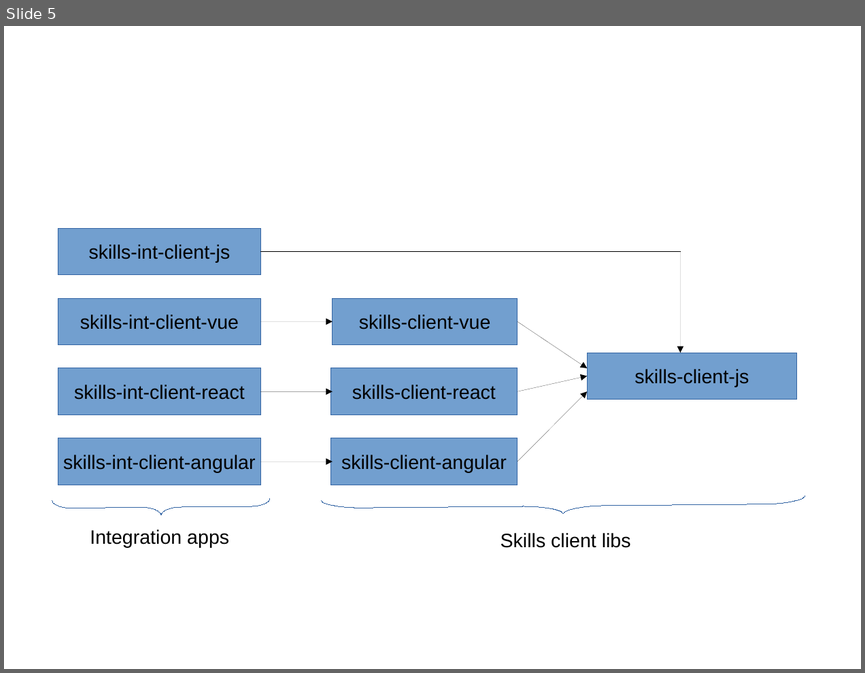
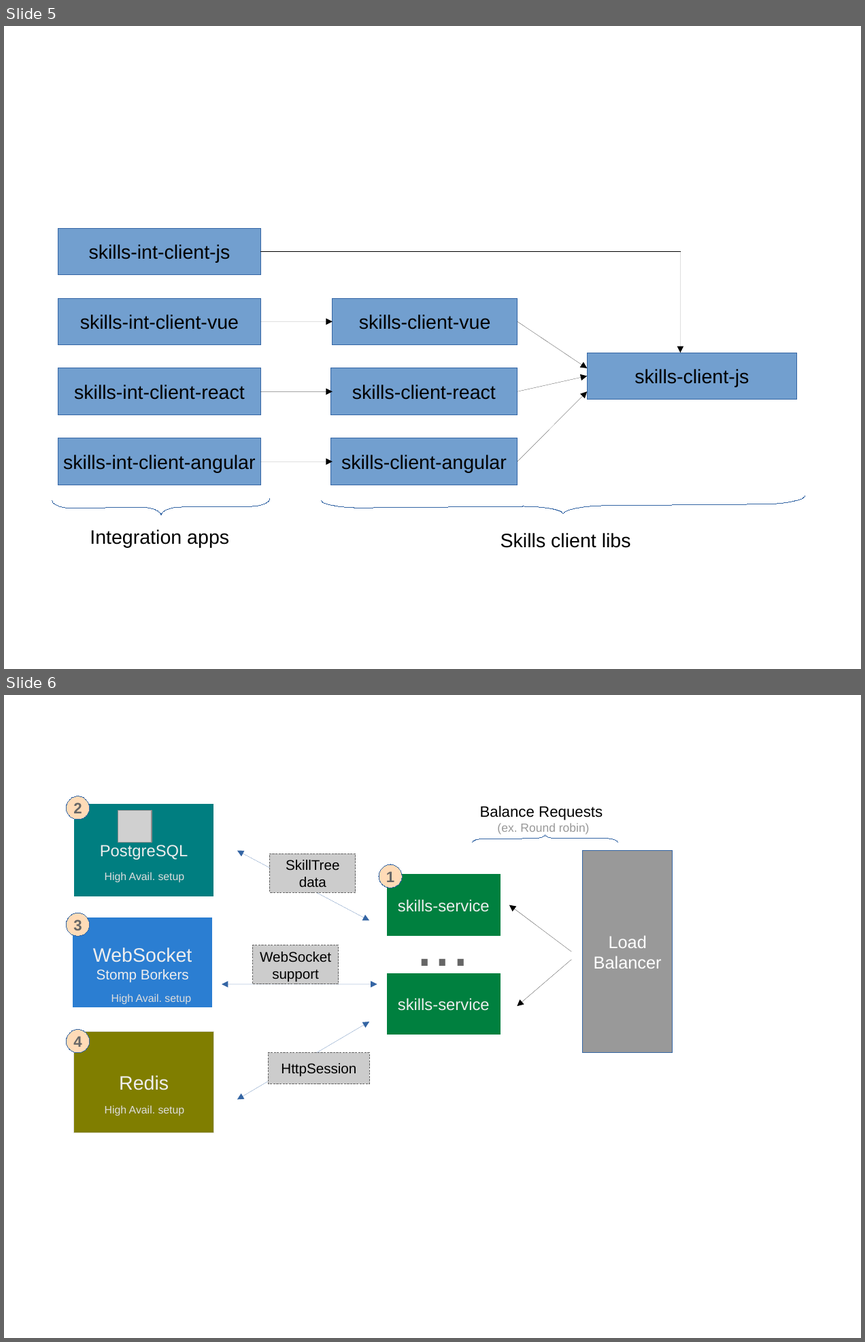
Before and after one commit to NationalSecurityAgency/skills-docs, a slide deck: diagrams_work/Diagrams.odp. Shown one above the other, each under a label of ours: slide 5 before the commit, slides 5 and 6 after it. The pictures are 865x673 and 865x1342 pixels, drawn with LibreOffice and Linux fonts; fonts in the diff are those of the drawing; grey boxes stand for pictures. Boxes give left, top, right and bottom in pixels: in the first picture for what was removed or moved away, otherwise in the second. Text is boxed around its words. In the diff, an @@ line names an element or a change of style, - is before the commit and + after.

```diff
--- a/diagrams_work/Diagrams.odp
+++ b/diagrams_work/Diagrams.odp
@@ slide 6 added at box(4, 695, 861, 1338), background #FFFFFF @@
@@ ellipse added at box(66, 796, 90, 819), fill #FFDBB7, outline #3465A4 0 pt, 14 pt, text #666666, bold @@
+2
@@ rectangle added at box(74, 803, 214, 896), fill #007E80, outline #FFFFFF 0 pt, 15 pt, text #EEEEEE @@
+PostgreSQL
@@ picture added at box(118, 810, 152, 842) @@
@@ text added at box(480, 806, 602, 834), 14 pt, text #000000 @@
+Balance Requests
+(ex. Round robin)
@@ freeform shape added at box(472, 835, 618, 843), outline #3465A4 0 pt @@
@@ double arrow added from (237, 851) to (369, 921), #3465A4 0 pt @@
@@ rectangle added at box(270, 853, 356, 892), fill #CCCCCC, outline #666666 0 pt, 13 pt, text #000000 @@
+SkillTree
+data
@@ rectangle added at box(583, 851, 672, 1053), fill #999999, outline #3465A4 0 pt, 16 pt, text #FFFFFF @@
+Load
+Balancer
@@ text added at box(105, 872, 185, 883), 10 pt, text #DDDDDD @@
+High Avail. setup
@@ ellipse added at box(379, 864, 402, 888), fill #FFDBB7, outline #3465A4 0 pt, 14 pt, text #666666, bold @@
+1
@@ rectangle added at box(387, 874, 501, 936), fill #00803F, outline #FFFFFF 0 pt, 15 pt, text #EEEEEE @@
+skills-service
@@ text added at box(409, 898, 509, 978), 60 pt, text #666666 @@
+...
@@ ellipse added at box(66, 913, 90, 936), fill #FFDBB7, outline #3465A4 0 pt, 14 pt, text #666666, bold @@
+3
@@ rectangle added at box(73, 917, 213, 1008), fill #2B7ED2, outline #FFFFFF 0 pt, 13 pt, text #EEEEEE @@
+WebSocket
+Stomp Borkers
@@ arrow added from (572, 951) to (509, 905), #000000 0 pt @@
@@ rectangle added at box(253, 945, 339, 984), fill #CCCCCC, outline #666666 0 pt, 13 pt, text #000000 @@
+WebSocket
+support
@@ arrow added from (572, 960) to (517, 1006), #000000 0 pt @@
@@ rectangle added at box(387, 972, 501, 1035), fill #00803F, outline #FFFFFF 0 pt, 15 pt, text #EEEEEE @@
+skills-service
@@ text added at box(111, 994, 191, 1004), 10 pt, text #DDDDDD @@
+High Avail. setup
@@ double arrow added from (377, 984) to (222, 984), #3465A4 0 pt @@
@@ ellipse added at box(66, 1030, 90, 1053), fill #FFDBB7, outline #3465A4 0 pt, 14 pt, text #666666, bold @@
+4
@@ rectangle added at box(74, 1032, 214, 1133), fill #807E00, outline #DDDDDD 0 pt, 18 pt, text #EEEEEE @@
+Redis
@@ double arrow added from (369, 1021) to (237, 1100), #3465A4 0 pt @@
@@ rectangle added at box(269, 1053, 369, 1084), fill #CCCCCC, outline #666666 0 pt, 13 pt, text #000000 @@
+HttpSession
@@ text added at box(105, 1105, 185, 1116), 10 pt, text #DDDDDD @@
+High Avail. setup
```
Also in this commit, not shown: 7 other files.
